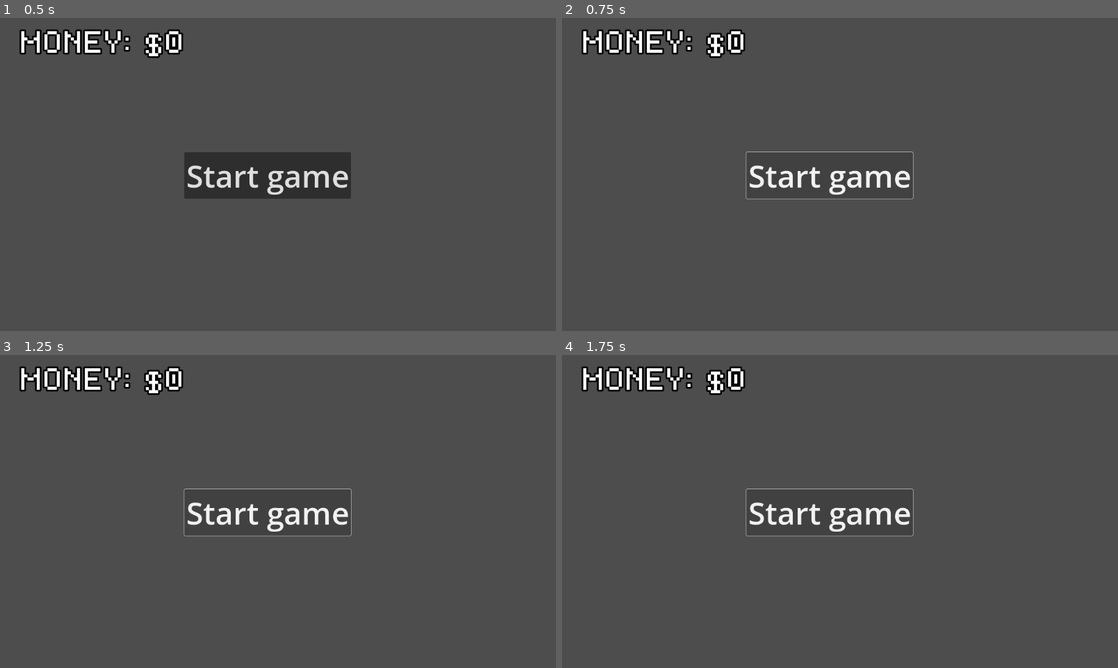
Above: before the commit, frames 1-4 (two rows, left to right).
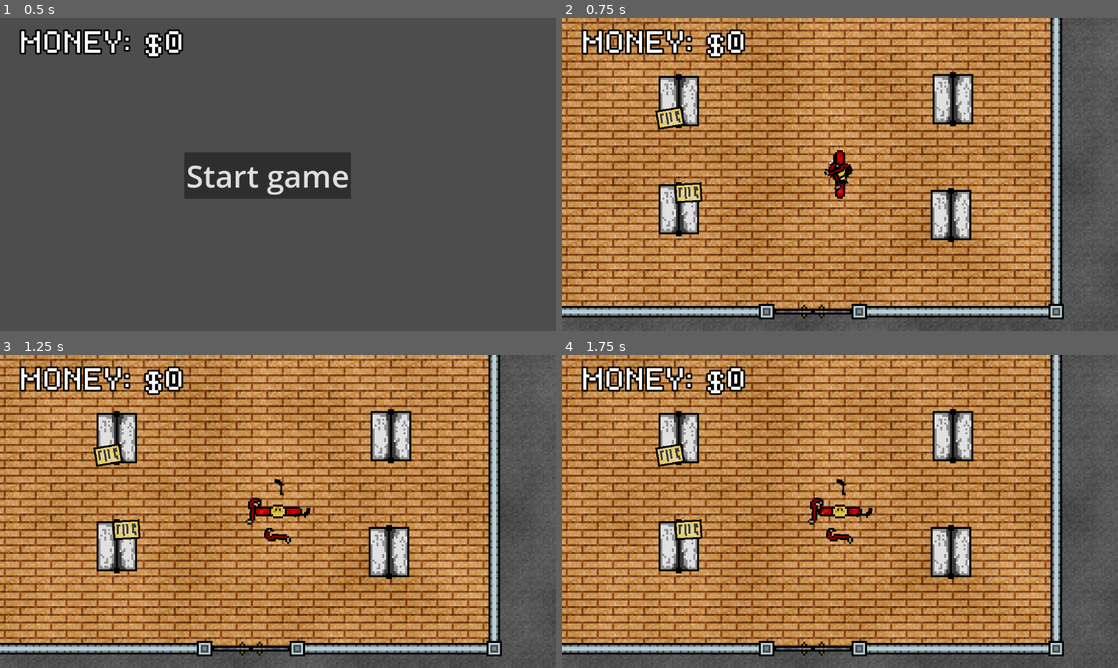
Above: after the commit, the same moments.

Repository: Azzty/projekt-kriminell
Game: Godot game, scene res://Scenes/Main/game.tscn
Same seed, same stepped clock (60 frames per second), same inputs: the game is played once before the commit and once after it.
Inputs (mouse positions are in pixels of both pictures, inside the frame that each line leads up to):
- Up to frame 1 (0.5 s): no input
- Up to frame 2 (0.75 s): click "Start game" at 0.5 s
- Up to frame 3 (1.25 s): no input
- Up to frame 4 (1.75 s): click (828, 511) at 1.25 s, where only the run before the commit has a clickable "Start game"

Frame 1 is identical in both runs. In frame 2, 84% of the frame differs, in the area x 0-100%, y 0-100%; in frame 3, 84%; in frame 4, 84%.

Commit message:
Update gui.tscn

Diff:
--- a/Scenes/Main/gui.tscn
+++ b/Scenes/Main/gui.tscn
@@ -35,4 +35,4 @@
 autoplay = true
 
 [connection signal="start_screen_override" from="." to="Button" method="_start_button_pressed" flags=6]
-[connection signal="pressed" from="Button" to="Button" method="_on_pressed"]
+[connection signal="pressed" from="Button" to="Button" method="_start_button_pressed"]
